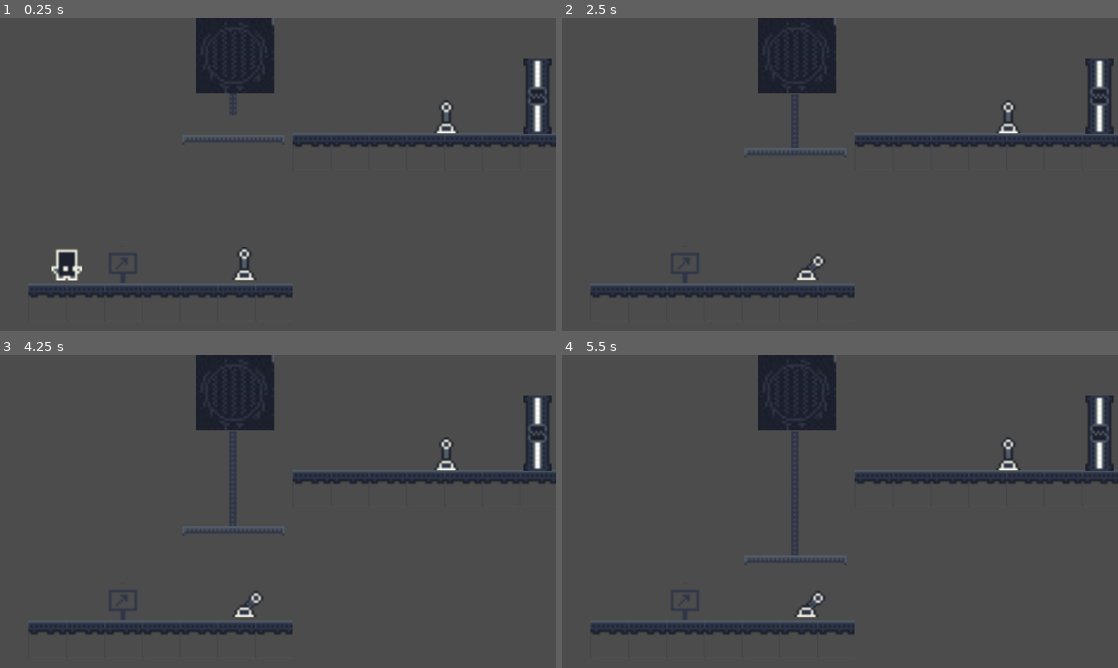
Above: before the commit, frames 1-4 (two rows, left to right).
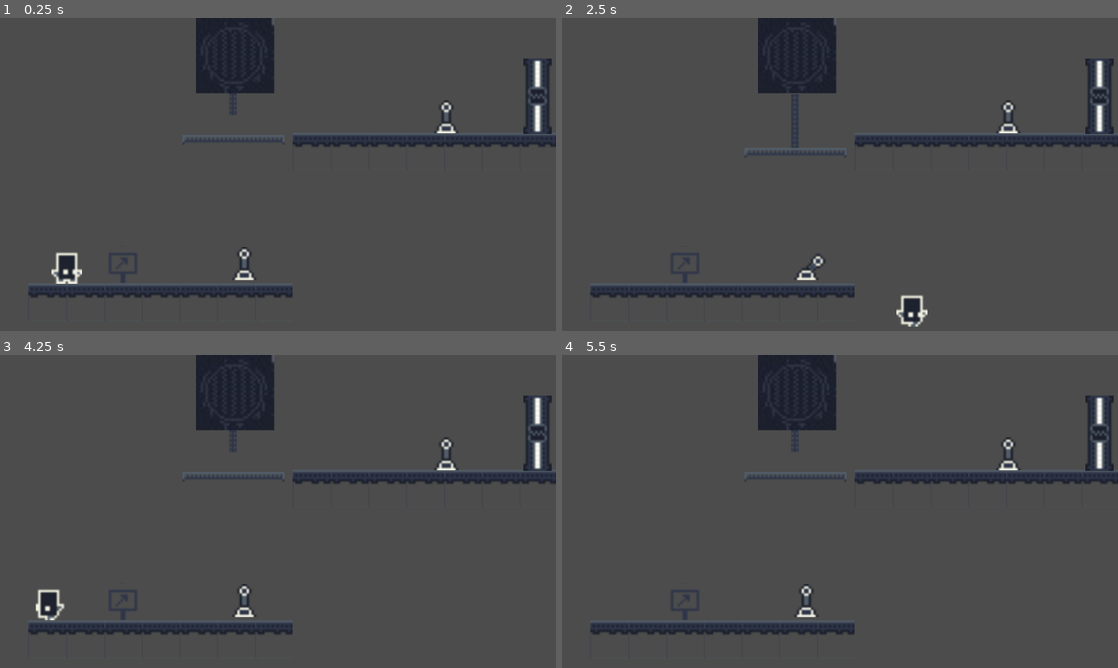
Above: after the commit, the same moments.

Repository: JuanG10/minion3
Game: Godot game, scene res://escenas/niveles/Tutorial_mecanicas_basicas.tscn
Same seed, same stepped clock (60 frames per second), same inputs: the game is played once before the commit and once after it.
Inputs:
- Up to frame 1 (0.25 s): no input
- Up to frame 2 (2.5 s): tap Enter at 0.5 s; hold Right (ui_right) 0.53-1.28 s; tap Space (Impulso) at 0.6, 1.55, 2.1 s; hold Down (ui_down) 1.28-2.03 s; tap B (Accionar_palanca) at 1.35 s; hold Right (ui_right) from 2.03 s (still down)
- Up to frame 3 (4.25 s): release Right (ui_right) at 2.78 s; hold Up (ui_up) 2.78-3.53 s; tap Space (Impulso) at 2.85, 3.8 s; hold Left (ui_left) from 3.53 s (still down); tap B (Accionar_palanca) at 3.6 s; tap R (reload, bound only after the commit) at 4.15 s
- Up to frame 4 (5.5 s): tap Space (Impulso) at 4.35, 5, 5.1 s; release Left (ui_left) at 5.03 s; hold Down (ui_down) from 5.03 s (still down)

The runs differ from the first frame. In frame 1, 0.3% of the frame differs, in the area x 9-15%, y 73-85%; in frame 2, 0.4%; in frame 3, 1.0%, in the area x 6-52%, y 24-85%; in frame 4, 0.7%.

Commit message:
agregadoBotonReiniciar

Diff:
--- a/escenas/niveles/Tutorial clones.tscn
+++ b/escenas/niveles/Tutorial clones.tscn
@@ -351,23 +351,26 @@
 
 [node name="Jugador" parent="." instance=ExtResource( 2 )]
 position = Vector2( 57.1949, 28.9727 )
-collision_layer = 3
-collision_mask = 3
+collision_layer = 1024
 
 [node name="Robot" parent="." instance=ExtResource( 3 )]
 position = Vector2( 65.8701, -69.4053 )
+collision_layer = 2
 id = 1
 
 [node name="Robot2" parent="." instance=ExtResource( 3 )]
 position = Vector2( 177.179, 26.1832 )
+collision_layer = 4
 id = 1
 
 [node name="Robot3" parent="." instance=ExtResource( 3 )]
 position = Vector2( 178.976, -68.6653 )
+collision_layer = 8
 id = 2
 
 [node name="Robot4" parent="." instance=ExtResource( 3 )]
 position = Vector2( 235.194, 25.971 )
+collision_layer = 16
 id = 3
 
 [node name="Robot_station" parent="." instance=ExtResource( 4 )]
--- a/project.godot
+++ b/project.godot
@@ -34,6 +34,11 @@
 "events": [ Object(InputEventKey,"resource_local_to_scene":false,"resource_name":"","device":0,"alt":false,"shift":false,"control":false,"meta":false,"command":false,"pressed":false,"scancode":32,"unicode":0,"echo":false,"script":null)
  ]
 }
+reload={
+"deadzone": 0.5,
+"events": [ Object(InputEventKey,"resource_local_to_scene":false,"resource_name":"","device":0,"alt":false,"shift":false,"control":false,"meta":false,"command":false,"pressed":false,"scancode":82,"unicode":0,"echo":false,"script":null)
+ ]
+}
 
 [rendering]
 
--- a/scripts/Signs.gd
+++ b/scripts/Signs.gd
@@ -30,7 +30,7 @@
 	var new_timer:Timer = Timer.new()
 	new_timer.set_one_shot(true)
 	new_timer.set_wait_time(time)
-	new_timer.connect("timeout",self,"_on_timer_timeout")
+	new_timer.connect("timeout",self,"_delete_sprite_and_timer")
 	new_timer.set_name(timer_name)
 	return new_timer
 
@@ -40,7 +40,7 @@
 	new_sign.set_name(spr_name)
 	return new_sign
 
-func _on_timer_timeout()->void:
+func _delete_sprite_and_timer()->void:
 	var root = get_tree().get_root()
 	root.get_node(spr_name).queue_free()
 	root.get_node(timer_name).queue_free()
--- a/scripts/jugador.gd
+++ b/scripts/jugador.gd
@@ -30,21 +30,32 @@
 
 func _physics_process(delta):
 	velocity.x = 0
-	velocity.y += SPEED * delta
+	velocity.y += (SPEED * delta)
+	velocity = velocity.normalized() * SPEED
 	_get_input()
 	move_and_slide(velocity,Vector2(0,-1))
 	if(Input.is_action_just_pressed("Impulso")) && impulso:
-			velocity.y = -vel_salto
+			velocity.y -= vel_salto
 			plataforma_de_salto.cambiar_frame()
 			impulso = false
 
-
 func _get_input()->void: # Obtiene el input para moverse o caer.
+	if Input.is_action_just_pressed("reload"):
+		_delete_old_signs()
+		get_tree().reload_current_scene()
 	if control_switch:
 		if Input.is_action_pressed('ui_right'): _move_left()
 		if Input.is_action_pressed('ui_left'): _move_right()
 		if _input_release(): player_spr.play("idle")
 
+func _delete_old_signs(): # Para que no queden iconos sueltos al reiniciar.
+	var root = get_tree().get_root()
+	var old_sign = root.get_node(_sign_name)
+	var old_timer = root.get_node(_timer_name)
+	if old_sign != null:
+		old_sign.queue_free()
+	if old_timer != null:
+		old_timer.queue_free()
 
 func impulso(plataforma)->void: # Lo llama la plataforma de salto.
 	impulso = true
